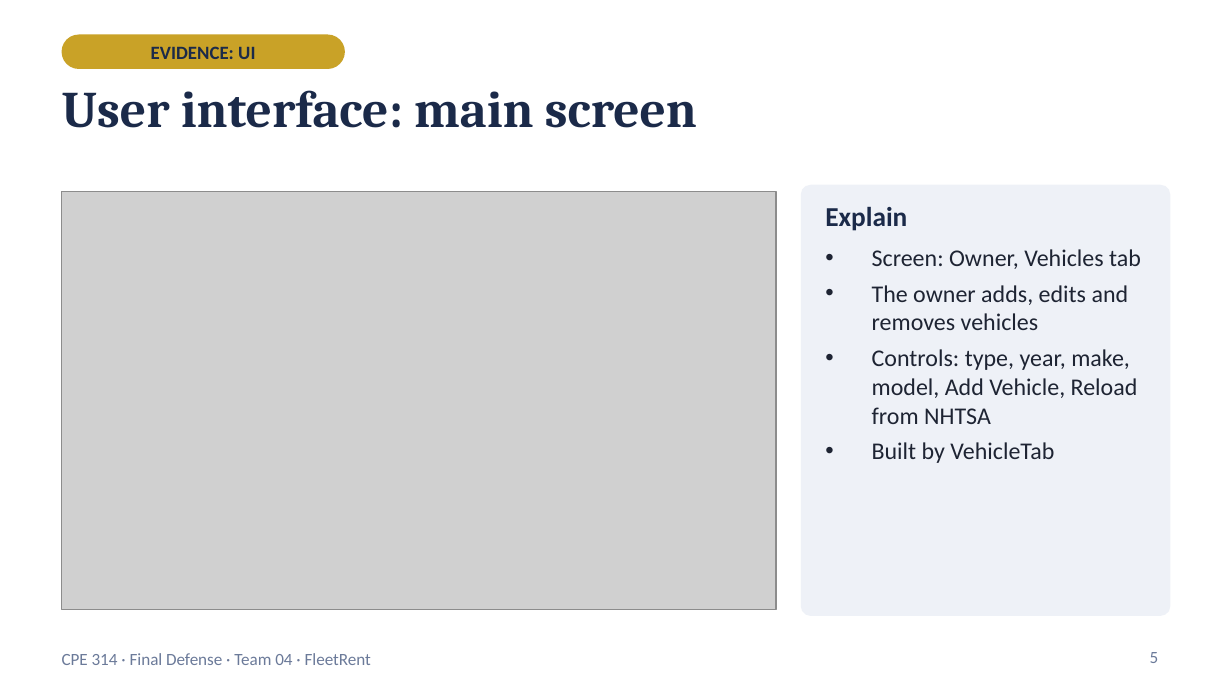
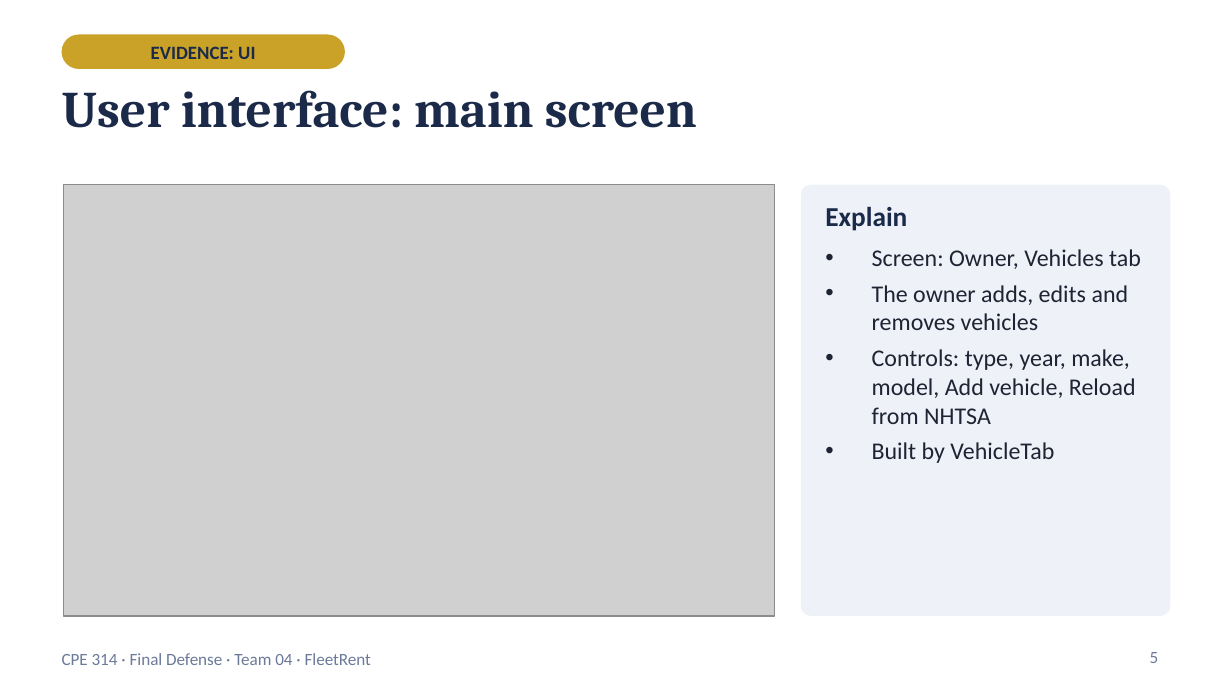
Before and after one commit to ColoscosBrent/cpe314-69323-capstone-team-04, a slide deck: slide 5 of docs/FleetRent_Final_Defense.pptx. Drawn at 1232x693 pixels with LibreOffice and Linux fonts; fonts in the diff are those of the drawing; grey boxes stand for pictures. Boxes give left, top, right and bottom in pixels: in the first picture for what was removed or moved away, otherwise in the second. Text is boxed around its words. In the diff, an @@ line names an element or a change of style, - is before the commit and + after.

```diff
--- a/docs/FleetRent_Final_Defense.pptx
+++ b/docs/FleetRent_Final_Defense.pptx
@@ picture: place and size @@
-picture at [62, 191, 776, 609]
+picture at [63, 185, 775, 616]
@@ text at [872, 349, 1136, 424]: text changed @@
-• Controls: type, year, make, model, Add Vehicle, Reload from NHTSA
+• Controls: type, year, make, model, Add vehicle, Reload from NHTSA
```
Also in this commit, not shown: 15 other slides changed, 1 slide added.
